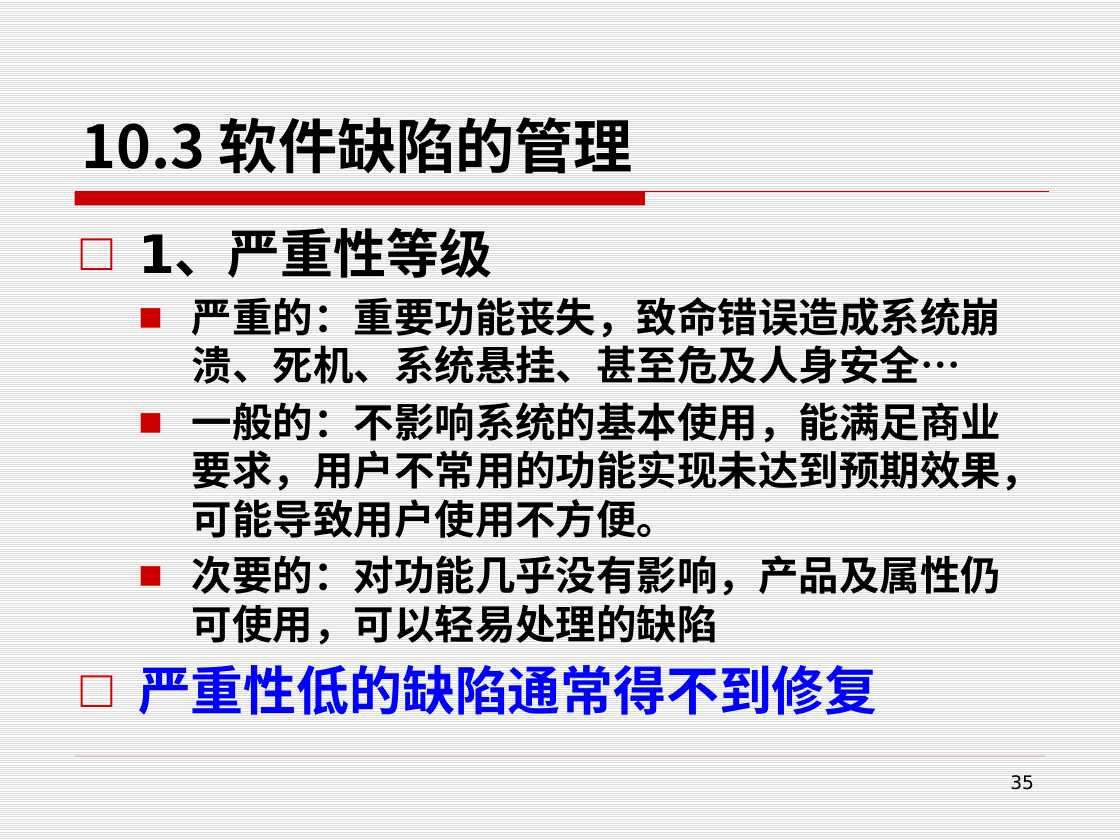
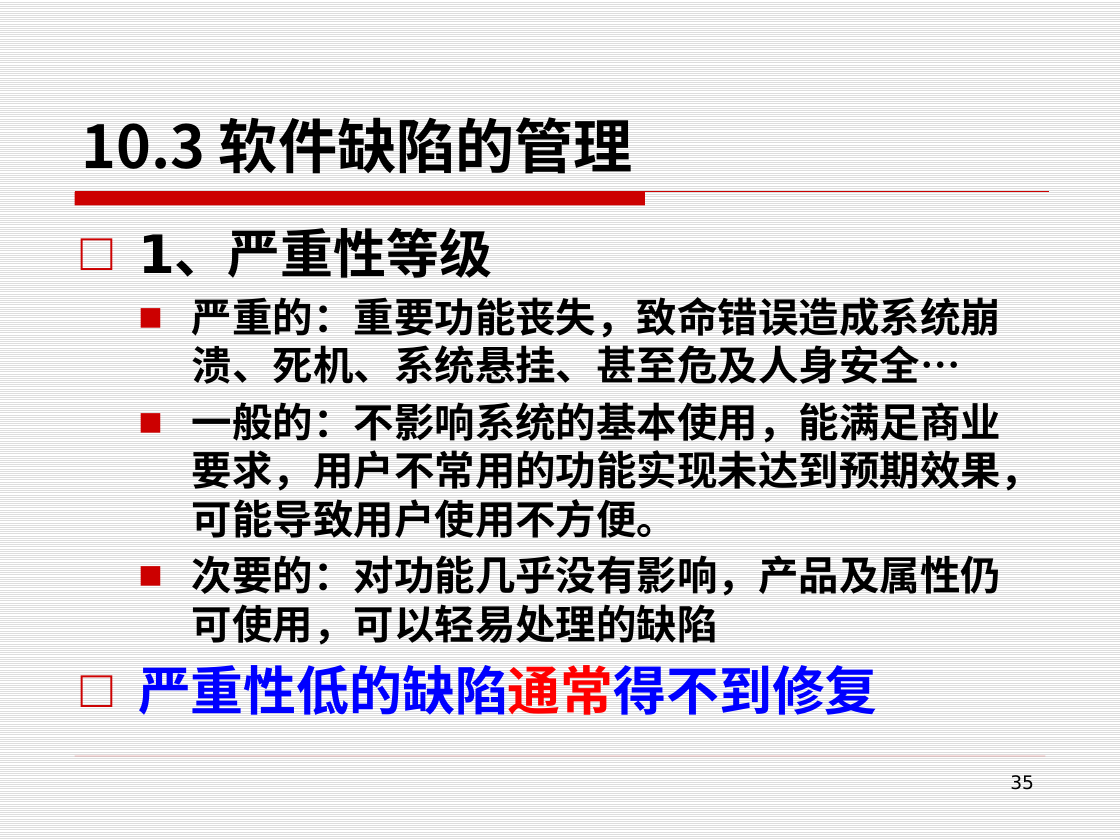
Before and after one commit to edu2act/course-foundation-software-tesing, a slide deck: slide 35 of PPT/第三部分 软件测试应用/10.3 测试过程管理.pptx. Drawn at 1120x840 pixels with LibreOffice and Linux fonts; fonts in the diff are those of the drawing. Boxes give left, top, right and bottom in pixels: in the first picture for what was removed or moved away, otherwise in the second. Text is boxed around its words. In the diff, an @@ line names an element or a change of style, - is before the commit and + after.

```diff
--- a/PPT/第三部分 软件测试应用/10.3 测试过程管理.pptx
+++ b/PPT/第三部分 软件测试应用/10.3 测试过程管理.pptx
@@ text at (138, 665, 878, 715): text colour #0000FF to #FF0000 in "严重性低的缺陷通常得不到修复" @@
```
Also in this commit, not shown: 2 other slides changed, 2 other files.
